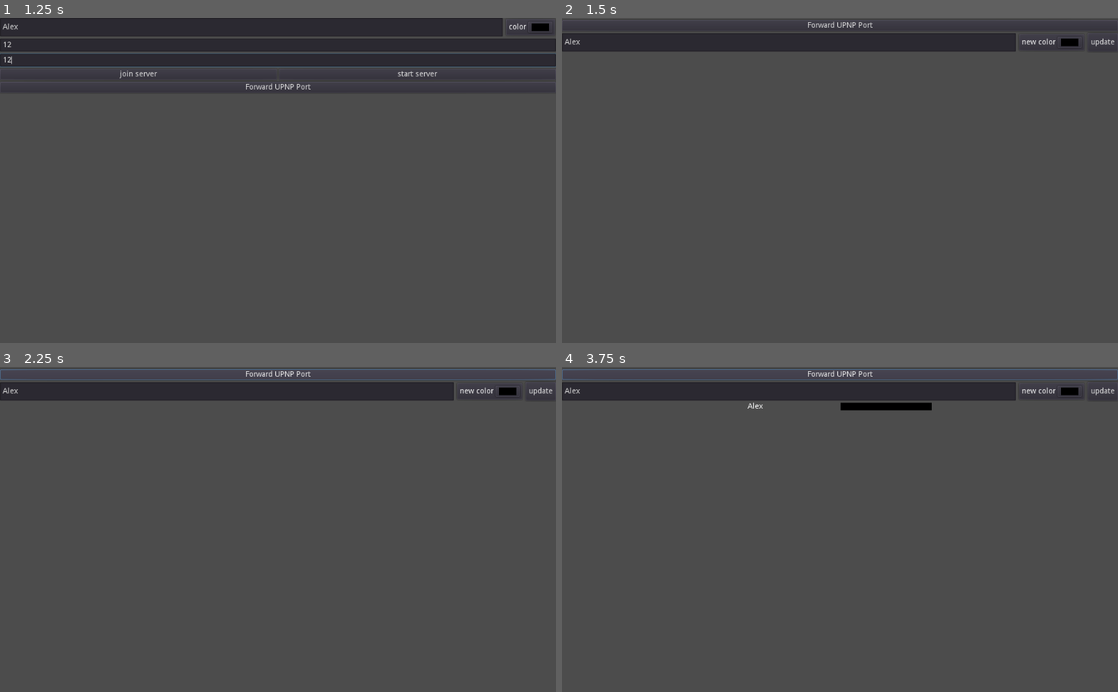
Above: before the commit, frames 1-4 (two rows, left to right).
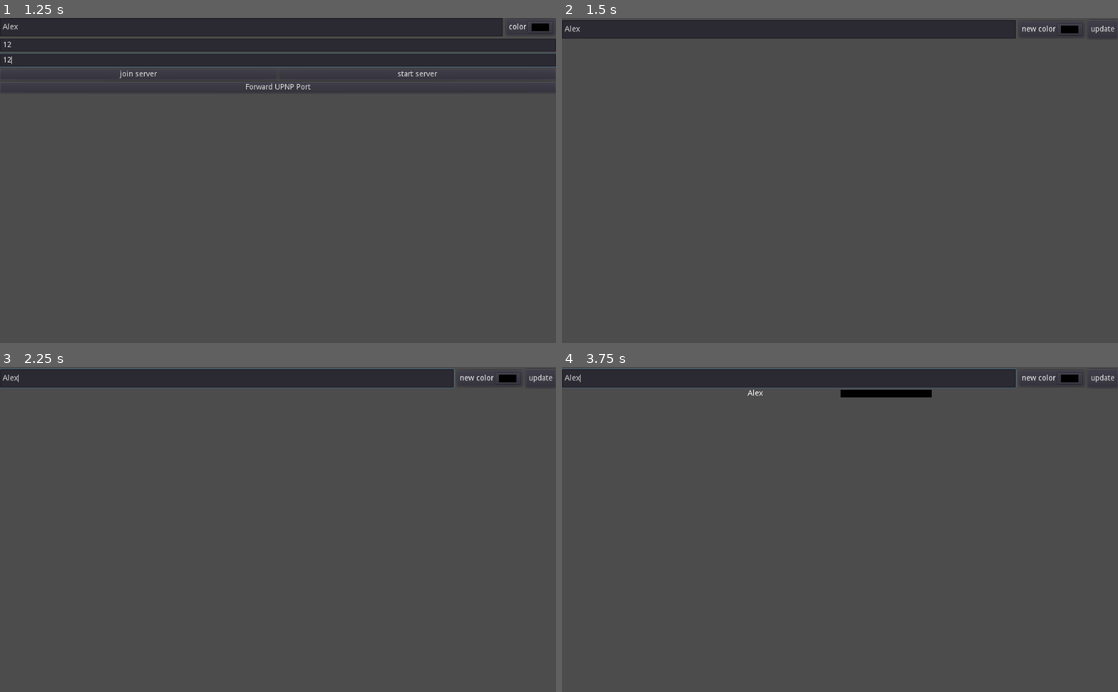
Above: after the commit, the same moments.

Repository: creikey/multiplayer-testing
Game: Godot game, scene res://Lobby.tscn
Two runs of this game, one before a commit and one after it. Both use one fixed random seed, a clock stepped at 60 frames per second and the inputs below.
Inputs (mouse positions are in pixels of both pictures, inside the frame that each line leads up to):
- Up to frame 1 (1.25 s): click (250, 27) at 0.52 s; type "Alex" at 0.6 s; click (278, 44) at 0.75 s; type "12" at 0.83 s; click (278, 60) at 0.98 s; type "12" at 1.07 s
- Up to frame 2 (1.5 s): click "join server" at 1.25 s
- Up to frame 3 (2.25 s): click (278, 373) at 2 s, where only the run before the commit has a clickable "Forward UPNP Port"
- Up to frame 4 (3.75 s): click "update" at 2.75 s; click (840, 373) at 3.5 s, where only the run before the commit has a clickable "Forward UPNP Port"

Frame 1 is identical in both runs. In frame 2, 4.4% of the frame differs, in the area x 0-100%, y 0-11%; in frame 3, 6.9%; in frame 4, 7.3%, in the area x 0-100%, y 0-14%.

Commit message:
Add caching of values entered

Diff:
--- a/Lobby.tscn
+++ b/Lobby.tscn
@@ -164,6 +164,7 @@
 size_flags_horizontal = 3
 size_flags_vertical = 3
 custom_styles/panel = SubResource( 1 )
+[connection signal="tree_exiting" from="UI" to="UI" method="_on_UI_tree_exiting"]
 [connection signal="pressed" from="UI/VBoxContainer/HBoxContainer/JoinServerButton" to="UI" method="_on_JoinServerButton_pressed"]
 [connection signal="pressed" from="UI/VBoxContainer/HBoxContainer/StartServerButton" to="UI" method="_on_StartServerButton_pressed"]
 [connection signal="pressed" from="UI/VBoxContainer/UPNPButton" to="UI" method="_on_UPNPButton_pressed"]
--- a/UI.gd
+++ b/UI.gd
@@ -1,4 +1,17 @@
 extends CanvasLayer
+
+const SAVE_SETTINGS_TIME = 1.0
+
+var cur_settings_save_time = 0.0
+
+func _ready():
+	load_settings()
+
+func _process(delta):
+	cur_settings_save_time += delta
+	if cur_settings_save_time >= SAVE_SETTINGS_TIME:
+		save_settings()
+		cur_settings_save_time = 0.0
 
 func hide_network_menu():
 	$VBoxContainer/HBoxContainer2.visible = false
@@ -6,6 +19,7 @@
 	$VBoxContainer/TargetIP.visible = false
 	$VBoxContainer/HBoxContainer/JoinServerButton.visible = false
 	$VBoxContainer/HBoxContainer/StartServerButton.visible = false
+	$VBoxContainer/UPNPButton.visible = false
 
 func _on_JoinServerButton_pressed():
 	hide_network_menu()
@@ -30,3 +44,45 @@
 	Lobby.forwarded_port = port
 	print(Lobby.upnp.discover(2000, 2, "InternetGatewayDevice"))
 	print(Lobby.upnp.add_port_mapping(port))
+
+func save_settings():
+	var settings_dict = {
+		"username": $VBoxContainer/HBoxContainer2/Username.text,
+		"color": $VBoxContainer/HBoxContainer2/Panel/HBoxContainer/ColorPickerButton.color,
+		"port": $VBoxContainer/Port.text,
+		"target_ip": $VBoxContainer/TargetIP.text
+	}
+	var json_settings = to_json(settings_dict)
+	var settings_file: File = File.new()
+# warning-ignore:return_value_discarded
+	settings_file.open("user://settings.json", File.WRITE)
+	settings_file.store_string(json_settings)
+	settings_file.close()
+
+func load_settings():
+	var settings_file: File = File.new()
+	var dir = Directory.new()
+	if not dir.file_exists("user://settings.json"): # if file doesn't exist return
+		return
+# warning-ignore:return_value_discarded
+	settings_file.open("user://settings.json", File.READ)
+	var settings_dict = parse_json(settings_file.get_as_text())
+	if typeof(settings_dict) == TYPE_DICTIONARY:
+		$VBoxContainer/HBoxContainer2/Username.text = settings_dict["username"]
+		var color_array = settings_dict["color"].split(",")
+		var resultant_color = Color()
+		resultant_color.r = float(color_array[0])
+		resultant_color.g = float(color_array[1])
+		resultant_color.b = float(color_array[2])
+		resultant_color.a = float(color_array[3])
+		$VBoxContainer/HBoxContainer2/Panel/HBoxContainer/ColorPickerButton.color = resultant_color
+		$VBoxContainer/Port.text = settings_dict["port"]
+		$VBoxContainer/TargetIP.text = settings_dict["target_ip"]
+	else:
+		printerr("Wrong type from loaded settings file. Expected dict, type is: ", typeof(settings_dict))
+		dir.remove("user://settings.json")
+	settings_file.close()
+
+
+func _on_UI_tree_exiting():
+	save_settings()
